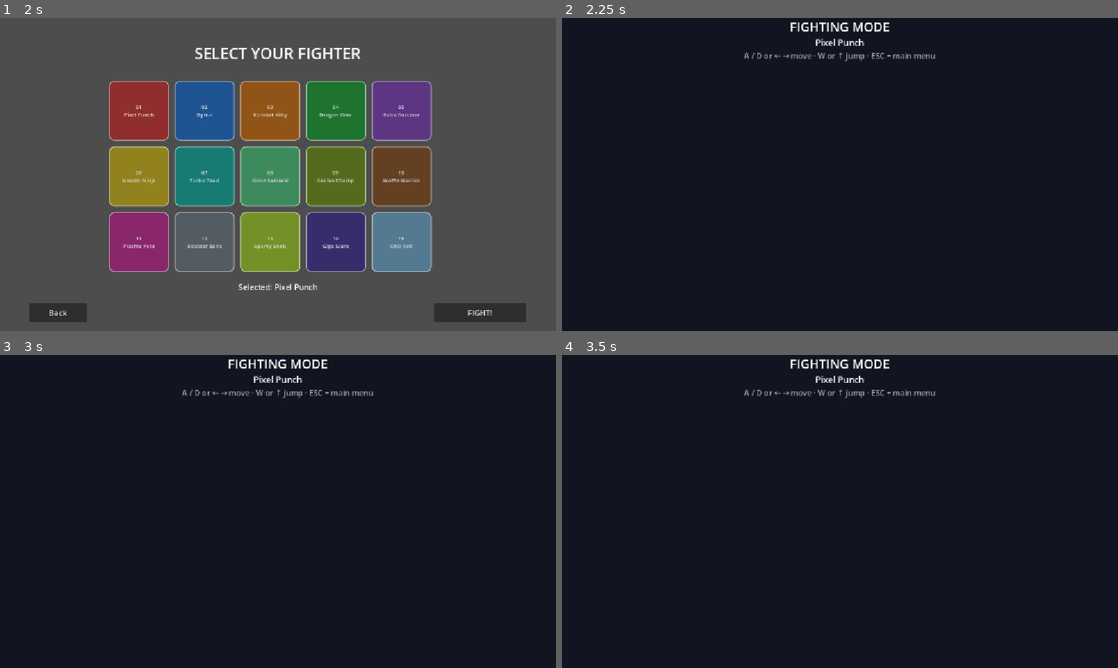
Above: before the commit, frames 1-4 (two rows, left to right).
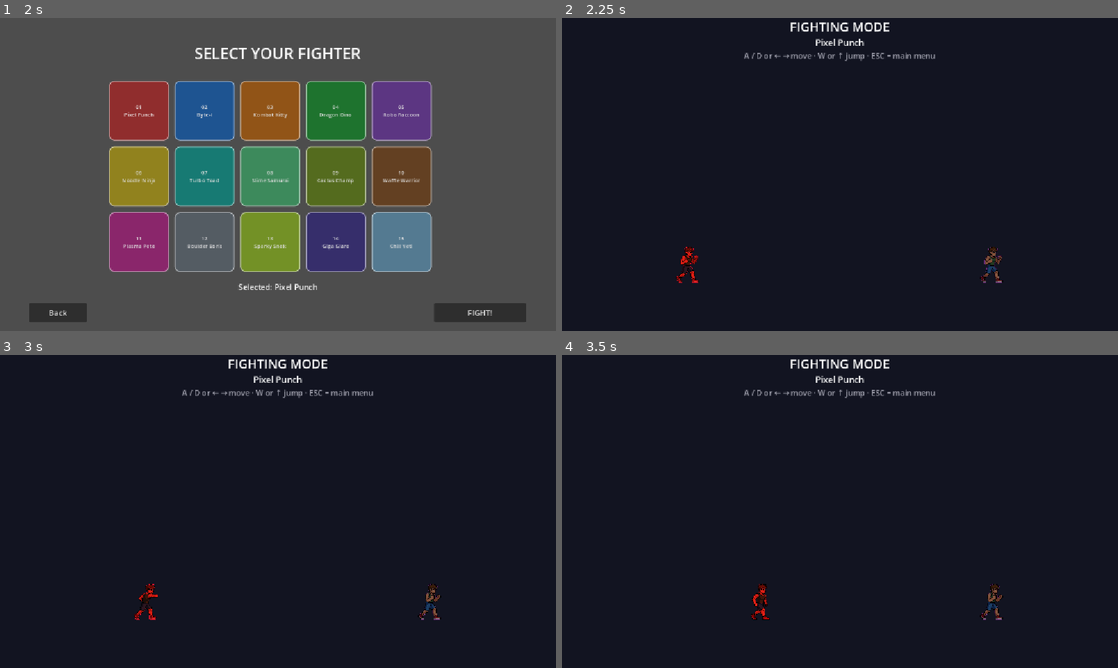
Above: after the commit, the same moments.

Repository: omnitrixdev/kfighters
Game: Godot game, scene res://screens/main_menu.tscn
Two runs of this game, one before a commit and one after it. Both use one fixed random seed, a clock stepped at 60 frames per second and the inputs below.
Inputs (mouse positions are in pixels of both pictures, inside the frame that each line leads up to):
- Up to frame 1 (2 s): click "Fighting Mode" at 0.5 s; click "01 Pixel Punch" at 1.25 s
- Up to frame 2 (2.25 s): click "FIGHT!" at 2 s
- Up to frame 3 (3 s): tap Enter at 2.75 s; move the mouse to (400, 495) at 2.77 s; hold D (right) from 2.78 s (still down); tap J (light) at 2.85 s; click (400, 495) at 2.92 s
- Up to frame 4 (3.5 s): keep holding D (right); tap Space at 3.02 s

Frame 1 is identical in both runs. In frame 2, 0.4% of the frame differs, in the area x 20-80%, y 73-85%; in frame 3, 0.4%; in frame 4, 0.4%.

Commit message:
fix: layer background behind fighters, add walk/idle/punch sprite art
Arena's Background CanvasLayer had no explicit layer, defaulting to 1 and
painting over Player/Dummy on layer 0 — set layer=-1 to fix.

Also replaces the fighter's placeholder _draw() square with a real
AnimatedSprite2D driven by generated pixel-art frames (idle/walk/punch),
cropped and chroma-keyed from Gemini-generated sprite sheets.

Co-Authored-By: Claude Sonnet 5 <noreply@anthropic.com>

Diff:
--- a/fighter/fighter.gd
+++ b/fighter/fighter.gd
@@ -1,31 +1,33 @@
 extends CharacterBody2D
-
-## A placeholder fighter: a colored square that walks left/right and jumps.
-## Real sprite rendering (AnimatedSprite2D + SpriteFrames) replaces _draw() later.
 
 @export var character_data: CharacterData
 @export var is_player := true
 
 const GRAVITY := 980.0
-const SIZE := 56.0
 const BODY_HALF_W := 24.0
 
+@onready var sprite: AnimatedSprite2D = $AnimatedSprite2D
+
 var facing := 1.0
-var base_color := Color(0.55, 0.55, 0.62)
 var _was_up := false
+var _is_attacking := false
 
 
 func setup(data: CharacterData) -> void:
 	character_data = data
 	if character_data:
-		base_color = character_data.accent_color
-	queue_redraw()
+		sprite.modulate = character_data.accent_color
 
 
 func _ready() -> void:
 	if character_data:
-		base_color = character_data.accent_color
-	queue_redraw()
+		sprite.modulate = character_data.accent_color
+	sprite.animation_finished.connect(_on_animation_finished)
+
+
+func _on_animation_finished() -> void:
+	if sprite.animation == &"punch":
+		_is_attacking = false
 
 
 func _physics_process(delta: float) -> void:
@@ -43,6 +45,10 @@
 		elif not up:
 			_was_up = false
 
+		if Input.is_action_just_pressed("light") and not _is_attacking and is_on_floor():
+			_is_attacking = true
+			sprite.play(&"punch")
+
 	velocity.x = dir * walk_speed
 
 	if not is_on_floor():
@@ -54,19 +60,9 @@
 
 	if dir != 0.0:
 		facing = sign(dir)
-	queue_redraw()
+		sprite.flip_h = facing < 0.0
 
-
-func _draw() -> void:
-	var half := SIZE * 0.5
-	draw_rect(Rect2(-half, -half, SIZE, SIZE), base_color)
-	draw_rect(Rect2(-half, -half, SIZE, SIZE), base_color.darkened(0.45), false, 3.0)
-
-	# Face: two eyes that show which way the fighter is looking.
-	var ex := 10.0 * facing
-	var ey := -8.0
-	var r := 4.0
-	draw_circle(Vector2(ex - 4.0 * facing, ey), r, Color(1, 1, 1))
-	draw_circle(Vector2(ex + 4.0 * facing, ey), r, Color(1, 1, 1))
-	draw_circle(Vector2(ex - 4.0 * facing, ey), r * 0.5, Color(0.1, 0.1, 0.1))
-	draw_circle(Vector2(ex + 4.0 * facing, ey), r * 0.5, Color(0.1, 0.1, 0.1))
+	if not _is_attacking:
+		var target := &"walk" if dir != 0.0 else &"idle"
+		if sprite.animation != target:
+			sprite.play(target)
--- a/fighter/fighter.tscn
+++ b/fighter/fighter.tscn
@@ -1,12 +1,86 @@
-[gd_scene load_steps=2 format=3]
+[gd_scene load_steps=15 format=3]
 
 [ext_resource type="Script" path="res://fighter/fighter.gd" id="1_fg"]
+[ext_resource type="Texture2D" path="res://assets/fighter/idle/idle_0.png" id="tex_idle_0"]
+[ext_resource type="Texture2D" path="res://assets/fighter/idle/idle_1.png" id="tex_idle_1"]
+[ext_resource type="Texture2D" path="res://assets/fighter/idle/idle_2.png" id="tex_idle_2"]
+[ext_resource type="Texture2D" path="res://assets/fighter/walk/walk_0.png" id="tex_walk_0"]
+[ext_resource type="Texture2D" path="res://assets/fighter/walk/walk_1.png" id="tex_walk_1"]
+[ext_resource type="Texture2D" path="res://assets/fighter/walk/walk_2.png" id="tex_walk_2"]
+[ext_resource type="Texture2D" path="res://assets/fighter/walk/walk_3.png" id="tex_walk_3"]
+[ext_resource type="Texture2D" path="res://assets/fighter/walk/walk_4.png" id="tex_walk_4"]
+[ext_resource type="Texture2D" path="res://assets/fighter/punch/punch_0.png" id="tex_punch_0"]
+[ext_resource type="Texture2D" path="res://assets/fighter/punch/punch_1.png" id="tex_punch_1"]
+[ext_resource type="Texture2D" path="res://assets/fighter/punch/punch_2.png" id="tex_punch_2"]
+[ext_resource type="Texture2D" path="res://assets/fighter/punch/punch_3.png" id="tex_punch_3"]
 
 [sub_resource type="RectangleShape2D" id="RectangleShape2D_body"]
 size = Vector2(48, 56)
+
+[sub_resource type="SpriteFrames" id="SpriteFrames_fighter"]
+animations = [{
+"frames": [{
+"duration": 1.0,
+"texture": ExtResource("tex_idle_0")
+}, {
+"duration": 1.0,
+"texture": ExtResource("tex_idle_1")
+}, {
+"duration": 1.0,
+"texture": ExtResource("tex_idle_2")
+}],
+"loop": true,
+"name": &"idle",
+"speed": 6.0
+}, {
+"frames": [{
+"duration": 1.0,
+"texture": ExtResource("tex_walk_0")
+}, {
+"duration": 1.0,
+"texture": ExtResource("tex_walk_1")
+}, {
+"duration": 1.0,
+"texture": ExtResource("tex_walk_2")
+}, {
+"duration": 1.0,
+"texture": ExtResource("tex_walk_3")
+}, {
+"duration": 1.0,
+"texture": ExtResource("tex_walk_4")
+}],
+"loop": true,
+"name": &"walk",
+"speed": 10.0
+}, {
+"frames": [{
+"duration": 1.0,
+"texture": ExtResource("tex_punch_0")
+}, {
+"duration": 1.0,
+"texture": ExtResource("tex_punch_1")
+}, {
+"duration": 1.0,
+"texture": ExtResource("tex_punch_2")
+}, {
+"duration": 1.0,
+"texture": ExtResource("tex_punch_3")
+}],
+"loop": false,
+"name": &"punch",
+"speed": 14.0
+}]
 
 [node name="Fighter" type="CharacterBody2D"]
 script = ExtResource("1_fg")
 
 [node name="CollisionShape2D" type="CollisionShape2D" parent="."]
 shape = SubResource("RectangleShape2D_body")
+
+[node name="AnimatedSprite2D" type="AnimatedSprite2D" parent="."]
+texture_filter = 1
+sprite_frames = SubResource("SpriteFrames_fighter")
+animation = &"idle"
+autoplay = "idle"
+scale = Vector2(0.17, 0.17)
+offset = Vector2(0, -10)
--- a/screens/arena.tscn
+++ b/screens/arena.tscn
@@ -10,6 +10,7 @@
 script = ExtResource("1_ar")
 
 [node name="Background" type="CanvasLayer" parent="."]
+layer = -1
 
 [node name="Bg" type="ColorRect" parent="Background"]
 anchors_preset = 15
Binary file added: assets/Gemini_Generated_Image_lzpw9xlzpw9xlzpw.jpeg
Not shown, added: assets/Gemini_Generated_Image_lzpw9xlzpw9xlzpw.jpeg.import
Binary file added: assets/Gemini_Generated_Image_qendklqendklqend.jpeg
Not shown, added: assets/Gemini_Generated_Image_qendklqendklqend.jpeg.import
Binary file added: assets/fighter/idle/idle_0.png
Not shown, added: assets/fighter/idle/idle_0.png.import
Binary file added: assets/fighter/idle/idle_1.png
Not shown, added: assets/fighter/idle/idle_1.png.import
Binary file added: assets/fighter/idle/idle_2.png
Not shown, added: assets/fighter/idle/idle_2.png.import
Binary file added: assets/fighter/punch/punch_0.png
Not shown, added: assets/fighter/punch/punch_0.png.import
(and 16 more such lines)
